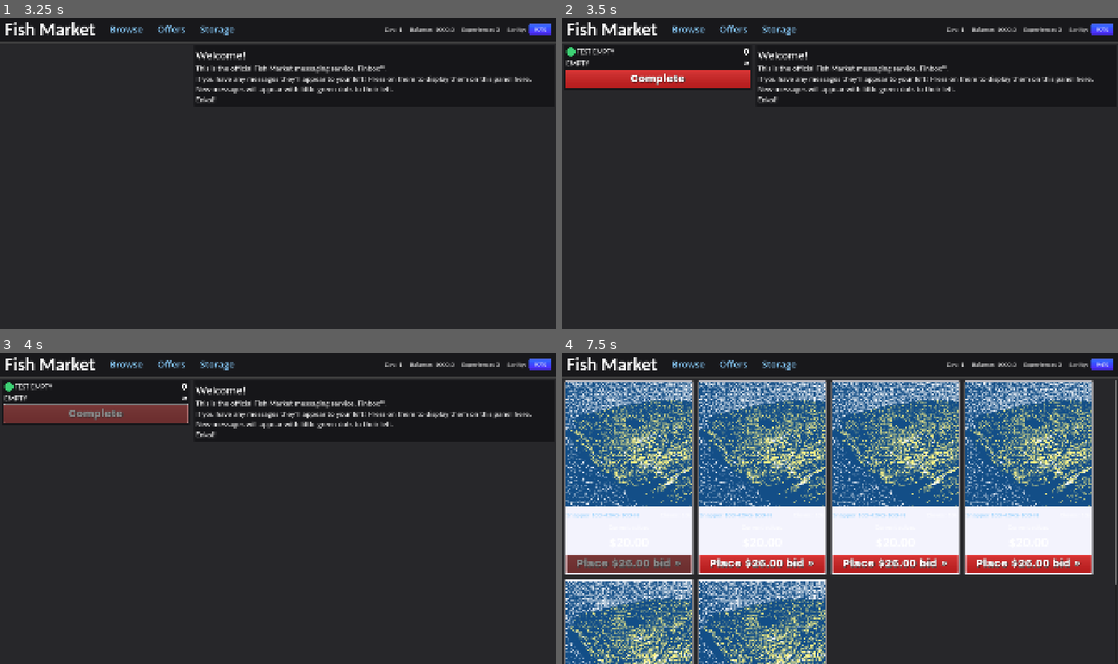
Above: before the commit, frames 1-4 (two rows, left to right).
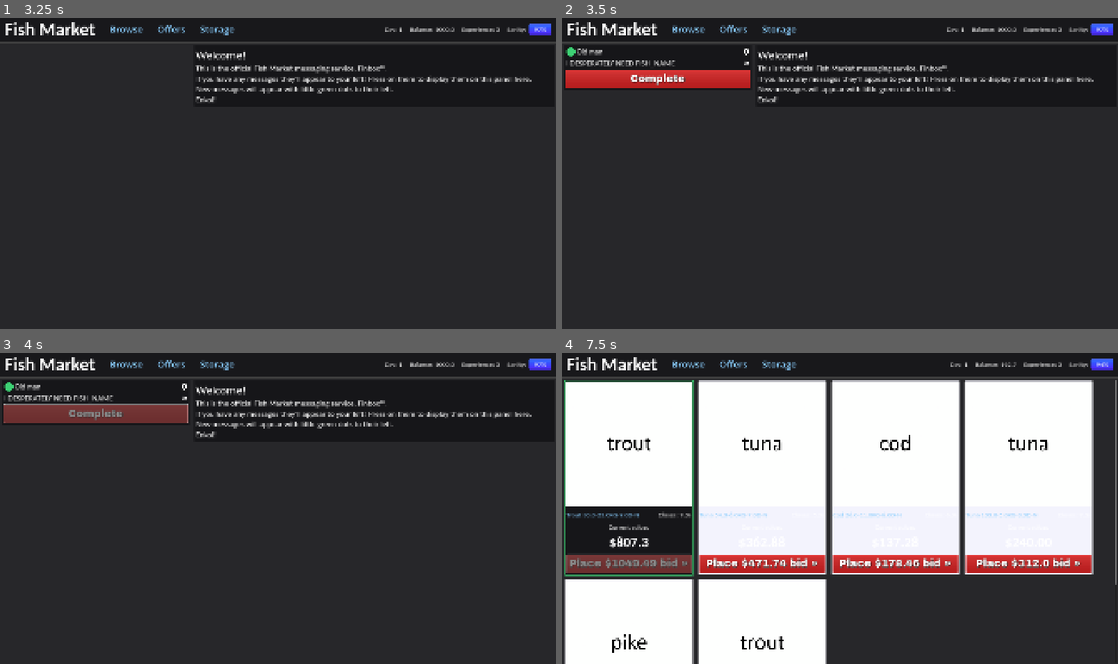
Above: after the commit, the same moments.

Repository: nirefi/fish
Game: Godot game, scene res://scenes/main.tscn
Two runs of this game, one before a commit and one after it. Both use one fixed random seed, a clock stepped at 60 frames per second and the inputs below.
Inputs (mouse positions are in pixels of both pictures, inside the frame that each line leads up to):
- Up to frame 1 (3.25 s): click "Browse" at 0.5 s; click "Offers" at 1.25 s; click "Storage" at 2 s; click (183, 52) at 2.75 s
- Up to frame 2 (3.5 s): no input
- Up to frame 3 (4 s): click (94, 412) at 3.5 s
- Up to frame 4 (7.5 s): click (745, 396) at 4.25 s; click "Browse" at 5 s; click (600, 514) at 5.75 s, where only the run before the commit has a clickable "Snapper 100-45KG-10D-N"; click (600, 514) at 6.5 s, where only the run after the commit has a clickable "Trout 30.0-23.0KG-9.0D-N"; click (628, 564) at 7.27 s

Frame 1 is identical in both runs. In frame 2, 0.3% of the frame differs, in the area x 1-21%, y 9-16%; in frame 3, 0.3%; in frame 4, 54%, in the area x 0-96%, y 2-100%.
Error before the commit: Parse Error: Cannot use subscript operator on a base of type "int". (res://scripts/item.gd:80)
Error after the commit: Invalid access of index '0' on a base object of type: 'Array'. (res://scripts/auction_generator.gd:20)

Commit message:
offer stuff

Diff:
--- a/resources/offers/empty_offer.tres
+++ b/resources/offers/empty_offer.tres
@@ -4,10 +4,12 @@
 
 [resource]
 script = ExtResource("1_6df0i")
-sender = "TEST EMPTY"
-intro = "EMPTY"
+sender = "Old man"
+intro = "I DESPERATELY NEED FISH_NAME"
 details = "HI I WANT FISH_NAME
-I'LL GIVE YOU $MONEY_REWARD TAKE IT OR LEAVE IT!!"
+I'LL GIVE YOU $MONEY_REWARD!!
+PLEASE!!
+IT NEEDS TO BE OF AT LEAST REQUIRED_QUALITY QUALITY AND AT LEAST REQUIRED_SIZE KGS BIG!! "
 requirement = ""
 required_quality = 0
 required_size = 0
@@ -17,5 +19,6 @@
 rarity = 1.0
 has_requirements = true
 money_reward = 600.0
-exp_reward = 0
-repeatable = false
+exp_reward = 30
+repeatable = true
+random_requirement = true
--- a/resources/offers/minghan_offer.tres
+++ b/resources/offers/minghan_offer.tres
@@ -6,15 +6,15 @@
 script = ExtResource("1_wjvxw")
 sender = "Minghan Zhuo"
 intro = "Please get me a snapper 🥺 "
-details = "I am DESPERATE for a delicious snapper. It is the only way I will be able to lock in. Please get me one ASAP with a quality over 50!!"
+details = "I am DESPERATE for a delicious snapper. It is the only way I will be able to lock in. Please get me one ASAP with a quality over 30!! I'll give you $MONEY_REWARD!"
 requirement = "Snapper"
-required_quality = 51
+required_quality = 31
 required_size = 0
 required_expiration = 0
 required_alive = false
 exp_requirement = 0
 rarity = 1.0
 has_requirements = true
-money_reward = 0.0
-exp_reward = 0
+money_reward = 200.0
+exp_reward = 50
 repeatable = false
--- a/scenes/main.tscn
+++ b/scenes/main.tscn
@@ -194,12 +194,29 @@
 anchors_preset = 4
 anchor_top = 0.5
 anchor_bottom = 0.5
-offset_left = 0.0
-offset_top = -32.0
-offset_right = 64.0
-offset_bottom = 32.0
+offset_top = -495.0
+offset_bottom = -431.0
 grow_vertical = 2
 size_flags_horizontal = 0
+
+[node name="GOLabel" type="Label" parent="."]
+visible = false
+layout_mode = 1
+anchors_preset = 8
+anchor_left = 0.5
+anchor_top = 0.5
+anchor_right = 0.5
+anchor_bottom = 0.5
+offset_left = -960.0
+offset_top = -15.0
+offset_right = 960.0
+offset_bottom = 15.0
+grow_horizontal = 2
+grow_vertical = 2
+text = "GAME OVER!"
+label_settings = ExtResource("2_d0q86")
+horizontal_alignment = 1
+vertical_alignment = 1
 
 [node name="SanityTimer" type="Timer" parent="."]
 wait_time = 120.0
@@ -207,3 +224,4 @@
 [connection signal="pressed" from="VBoxContainer/PanelContainer/MarginContainer/HBoxContainer/ButtonsContainer/BrowseButton" to="." method="_on_browse_button_pressed"]
 [connection signal="pressed" from="VBoxContainer/PanelContainer/MarginContainer/HBoxContainer/ButtonsContainer/OffersButton" to="." method="_on_offers_button_pressed"]
 [connection signal="pressed" from="VBoxContainer/PanelContainer/MarginContainer/HBoxContainer/ButtonsContainer/StorageButton" to="." method="_on_storage_button_pressed"]
+[connection signal="timeout" from="SanityTimer" to="." method="_on_sanity_timer_timeout"]
--- a/scripts/auction_generator.gd
+++ b/scripts/auction_generator.gd
@@ -7,25 +7,18 @@
 @onready var item_spawn_timer: Timer = $ItemSpawnTimer
 @onready var item_table: GridContainer = $MarginContainer/ItemListScrollContainer/GridContainer
 
-func _ready() -> void:
-	# randomise the seed
-	randomize()
-
 func _on_item_spawn_timer_timeout() -> void:
 	var auction_item_instance = AUCTION_ITEM.instantiate()
 	item_table.add_child(auction_item_instance)
 
-# get first char from a string and returns the single char as a string
-func get_first_char(full_word: String) -> String:
-	return full_word.left(1)
-
 func _on_ai_move_timer_timeout() -> void:
-	if item_table.get_child_count() > 5:
+	if item_table.get_child_count() > 1:
 		var auction_array: Array = item_table.get_children()
+		print(auction_array)
 		var choosable_items: Array
-		#for i in range(auction_array.size()):
-		#	if auction_array[i].item_time.time_left > 0 and auction_array[i].bids_array[auction_array[i].bids_array.size()]:
-		#		choosable_items.append(auction_array[i])
-		#var chosen_item = choosable_items.pick_random()
-		#chosen_item.bids_array.append("AI1")
-		#chosen_item.item_container.add_theme_stylebox_override("panel", ITEM_PLAYER_LOSING)
+		for i in range(auction_array.size()):
+			if auction_array[i].item_time.time_left > 0 and auction_array[i].bids_array[auction_array[i].bids_array.size()]:
+				choosable_items.append(auction_array[i])
+		var chosen_item = choosable_items.pick_random()
+		chosen_item.bids_array.append("AI1")
+		chosen_item.item_container.add_theme_stylebox_override("panel", ITEM_PLAYER_LOSING)
--- a/scripts/item.gd
+++ b/scripts/item.gd
@@ -77,7 +77,7 @@
 	auction_time_label.text = "Auction ended!"
 	if bids_array.size() > 0:
 		if bids_array[bids_array.size() -1] == Global.username:
-			Global.items_held.append({"name_id" = name_id, "name_value" = Global.fish[name_id["name"]], "quality" = quality_value, "size" = size_value, "expiration" = expiration_value, "alive" = alive_value, "price" = price_value, "price_bought" = current_bid_price, "bid_history" = bids_array})
+			Global.items_held.append({"name_id" = name_id, "quality" = quality_value, "size" = size_value, "expiration" = expiration_value, "alive" = alive_value, "price" = price_value, "price_bought" = current_bid_price, "bid_history" = bids_array})
 			Global.player_exp += 10
 
 func weighted_rand(multiplier: int) -> int:
--- a/scripts/main.gd
+++ b/scripts/main.gd
@@ -1,6 +1,8 @@
 extends Control
 
 @onready var main_content_panel: Panel = $VBoxContainer/MainContentPanel
+@onready var navbar: PanelContainer = $VBoxContainer/PanelContainer
+
 const ITEM_LIST = preload("res://scenes/item_list.tscn")
 const OFFERS_LIST = preload("res://scenes/offers_list.tscn")
 @onready var balance_label: Label = $VBoxContainer/PanelContainer/MarginContainer/HBoxContainer/StatsContainer/BalanceLabel
@@ -8,6 +10,7 @@
 @onready var day_label: Label = $VBoxContainer/PanelContainer/MarginContainer/HBoxContainer/StatsContainer/DayLabel
 @onready var sanity_progress: ProgressBar = $VBoxContainer/PanelContainer/MarginContainer/HBoxContainer/StatsContainer/SanityLabel/SanityContainer/SanityProgress
 @onready var sanity_timer: Timer = $SanityTimer
+@onready var go_label: Label = $GOLabel
 
 func _ready() -> void:
 	update_stats()
@@ -52,3 +55,9 @@
 func hide_scenes_children(scene: Node) -> void:
 	for child in scene.get_children():
 		child.visible = false
+
+func _on_sanity_timer_timeout() -> void:
+	hide_scenes_children(main_content_panel)
+	hide_scenes_children(navbar)
+	go_label.text = "Game over!\n You you had: $"  + str(Global.round_place(Global.money, 2))
+	go_label.visible = true
--- a/scripts/offer.gd
+++ b/scripts/offer.gd
@@ -10,15 +10,14 @@
 signal offer_open
 
 func _ready() -> void:
+	offer_selected.duplicate()
 	randomize()
 
+	# FIX: CURRENTLY CODE IS MODIFYING ACTUAL RESOURCE WHEN IT DOES THIS, FIND A WAY FOR EVERY INSTANCE TO BE A CUSTOM DUPLICATION OF THE RESOURCE SO THEY CAN ALL HAVE DIFFERENT REQUIREMENTS ETC
 	if offer_selected.has_requirements:
-		if offer_selected.requirement:
-			print(offer_selected.requirement)
-		else:
-			var fish_chosen = Global.fish.pick_random()
+		if offer_selected.random_requirement:
+			var fish_chosen: Dictionary = Global.fish.pick_random()
 			offer_selected.requirement = fish_chosen["name"]
-			print(offer_selected.requirement)
 
 	sender_label.text = offer_selected.sender
 	details_label.text = offer_selected.intro
@@ -30,11 +29,15 @@
 	emit_signal("offer_open", offer_selected)
 
 func _on_trash_button_pressed() -> void:
-	self.queue_free()
+	queue_free()
 
 func _on_complete_button_pressed() -> void:
 	for fish in Global.items_held:
-		print(Global.items_held)
-		if fish["name_value"] == offer_selected.requirement:
+		var players_fish_name = Global.fish[fish["name_id"]].name
+		if players_fish_name == offer_selected.requirement:
 			print("HAS")
+			print(offer_selected.required_expiration, fish["expiration"], offer_selected.required_quality, fish["quality"], offer_selected.required_size, fish["size"])
+			if offer_selected.required_expiration <= fish["expiration"] and offer_selected.required_quality <= fish["quality"] and offer_selected.required_size <= fish["size"]:
+				Global.money += offer_selected.money_reward
+				queue_free()
 			break
--- a/scripts/offer_base.gd
+++ b/scripts/offer_base.gd
@@ -15,3 +15,4 @@
 @export var money_reward: float
 @export var exp_reward: int
 @export var repeatable: bool = false
+@export var random_requirement: bool = false
--- a/scripts/offers_list.gd
+++ b/scripts/offers_list.gd
@@ -13,4 +13,9 @@
 	offers_container.add_child(offer_instance)
 
 func open_offer(offer_selected: OfferBase):
-	rich_text_label.text = offer_selected.details.replace("MONEY_REWARD", str(offer_selected.money_reward)).replace("FISH_NAME", offer_selected.requirement.to_lower())
+	rich_text_label.text = (offer_selected.details
+	.replace("MONEY_REWARD", str(offer_selected.money_reward))
+	.replace("FISH_NAME", offer_selected.requirement.to_lower())
+	.replace("REQUIRED_QUALITY", str(offer_selected.required_quality))
+	.replace("REQUIRED_SIZE", str(offer_selected.required_size))
+	)
Not shown, changed: .gitignore
